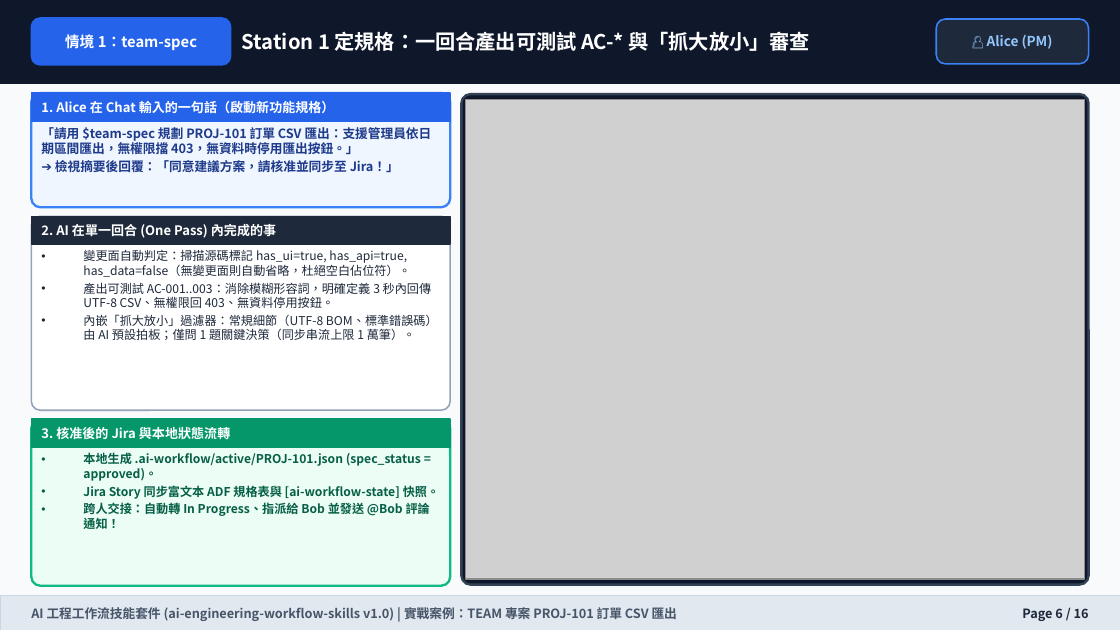
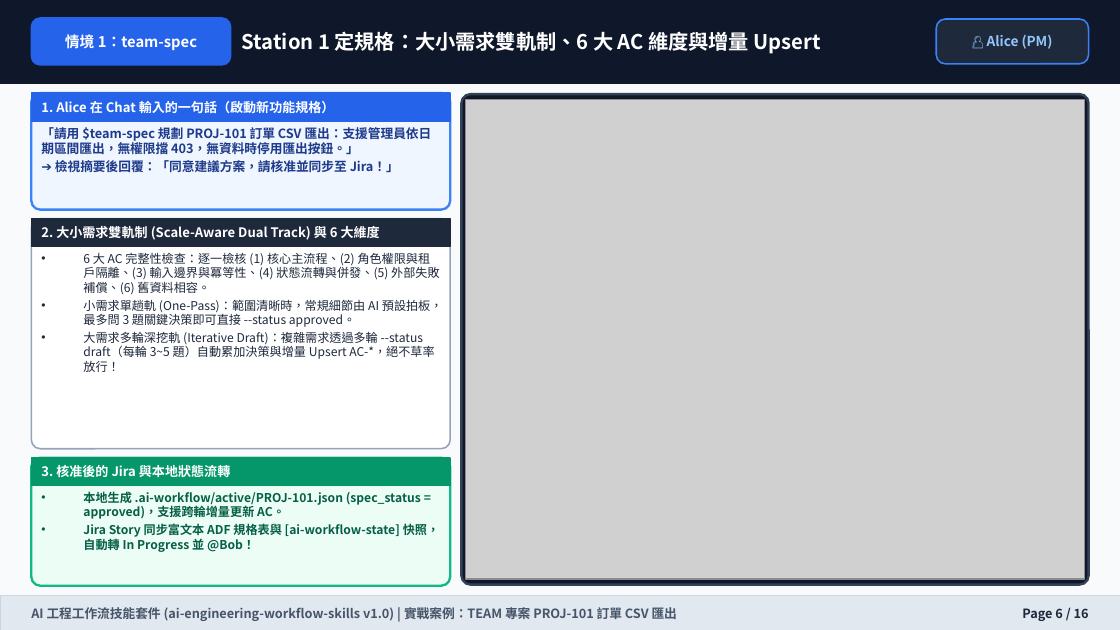
Before and after one commit to wilsonliu123/ai-engineering-workflow-skills, a slide deck: slide 6 of docs/training-manual.pptx. Drawn at 1120x630 pixels with LibreOffice and Linux fonts; fonts in the diff are those of the drawing; grey boxes stand for pictures. Boxes give left, top, right and bottom in pixels: in the first picture for what was removed or moved away, otherwise in the second. Text is boxed around its words. In the diff, an @@ line names an element or a change of style, - is before the commit and + after.

Commit message:
docs(manual,ppt): update training manual and 16-slide PPT for scale-aware spec/dev and 3-tier QA

```diff
--- a/docs/training-manual.pptx
+++ b/docs/training-manual.pptx
@@ text at (x1=242, y1=31, x2=821, y2=54): text changed @@
-Station 1 定規格：一回合產出可測試 AC-* 與「抓大放小」審查
+Station 1 定規格：大小需求雙軌制、6 大 AC 維度與增量 Upsert
@@ rounded rectangle resized from (x1=31, y1=216, x2=450, y2=410) to (x1=31, y1=218, x2=450, y2=449) @@
@@ text at (x1=41, y1=226, x2=380, y2=240): text changed @@
-2. AI 在單一回合 (One Pass) 內完成的事
+2. 大小需求雙軌制 (Scale-Aware Dual Track) 與 6 大維度
@@ text at (x1=83, y1=253, x2=443, y2=372): text changed @@
-• 變更面自動判定：掃描源碼標記 has_ui=true, has_api=true, has_data=false（無變更面則自動省略，杜絕空白佔位符）。
-• 產出可測試 AC-001..003：消除模糊形容詞，明確定義 3 秒內回傳 UTF-8 CSV、無權限回 403、無資料停用按鈕。
-• 內嵌「抓大放小」過濾器：常規細節（UTF-8 BOM、標準錯誤碼）由 AI 預設拍板；僅問 1 題關鍵決策（同步串流上限 1 萬筆）。
+• 6 大 AC 完整性檢查：逐一檢核 (1) 核心主流程、(2) 角色權限與租戶隔離、(3) 輸入邊界與冪等性、(4) 狀態流轉與併發、(5) 外部失敗補償、(6) 舊資料相容。
+• 小需求單趟軌 (One-Pass)：範圍清晰時，常規細節由 AI 預設拍板，最多問 3 題關鍵決策即可直接 --status approved。
+• 大需求多輪深挖軌 (Iterative Draft)：複雜需求透過多輪 --status draft（每輪 3~5 題）自動累加決策與增量 Upsert AC-*，絕不草率放行！
@@ rectangle moved from (x1=31, y1=419, x2=450, y2=447) to (x1=31, y1=458, x2=450, y2=486) @@
@@ proportions changed in 3 elements at (x1=31, y1=93, x2=450, y2=209), (x1=31, y1=218, x2=450, y2=449), (x1=31, y1=458, x2=450, y2=586) @@
@@ rounded rectangle resized from (x1=31, y1=419, x2=450, y2=586) to (x1=31, y1=458, x2=450, y2=586) @@
@@ text "3. 核准後的 Jira 與本地狀態流轉" moved from (x1=41, y1=427, x2=230, y2=439) to (x1=41, y1=465, x2=230, y2=477) @@
@@ text at (x1=83, y1=491, x2=439, y2=553): text changed @@
-• 本地生成 .ai-workflow/active/PROJ-101.json (spec_status = approved)。
-• Jira Story 同步富文本 ADF 規格表與 [ai-workflow-state] 快照。
-• 跨人交接：自動轉 In Progress、指派給 Bob 並發送 @Bob 評論通知！
+• 本地生成 .ai-workflow/active/PROJ-101.json (spec_status = approved)，支援跨輪增量更新 AC。
+• Jira Story 同步富文本 ADF 規格表與 [ai-workflow-state] 快照，自動轉 In Progress 並 @Bob！
```
Also in this commit, not shown: 11 other slides changed, 15 other files.
